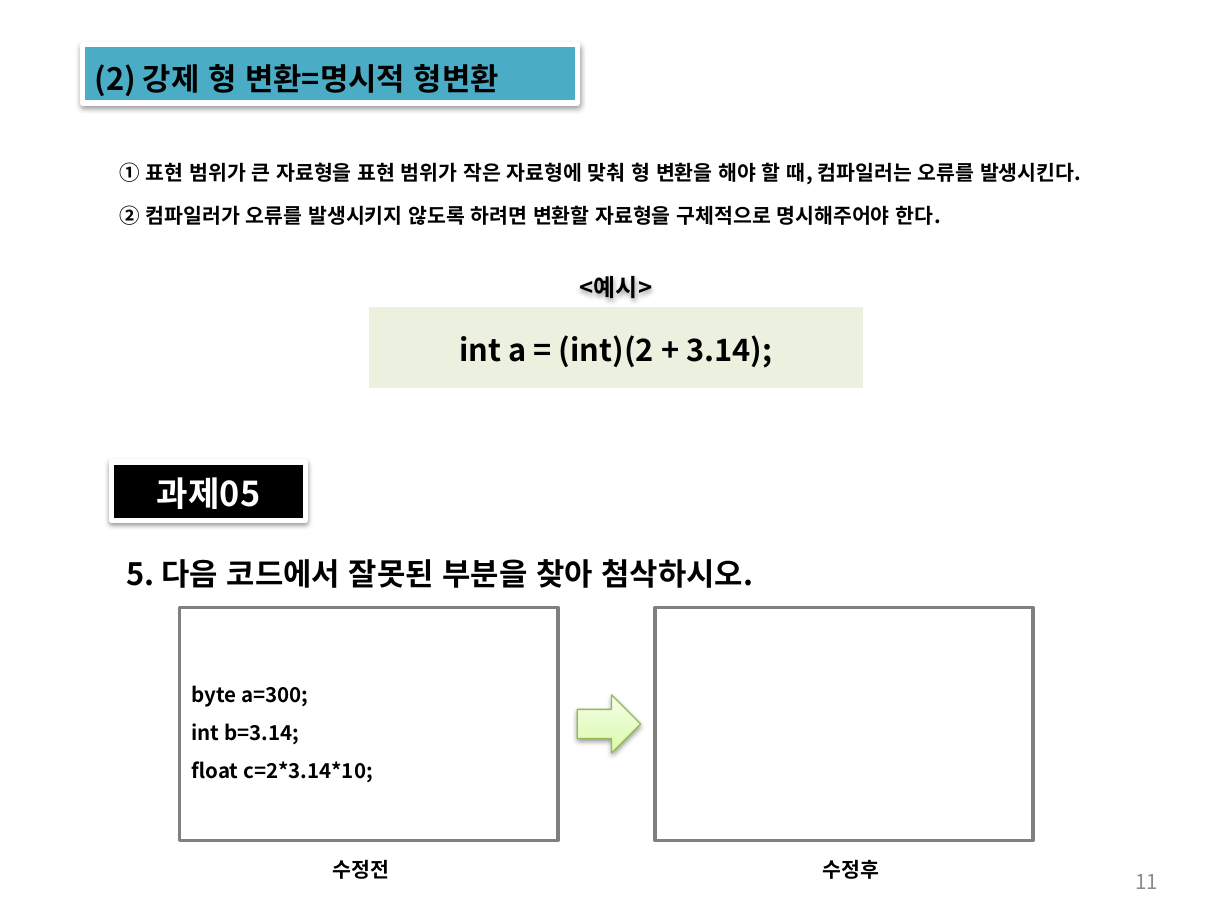
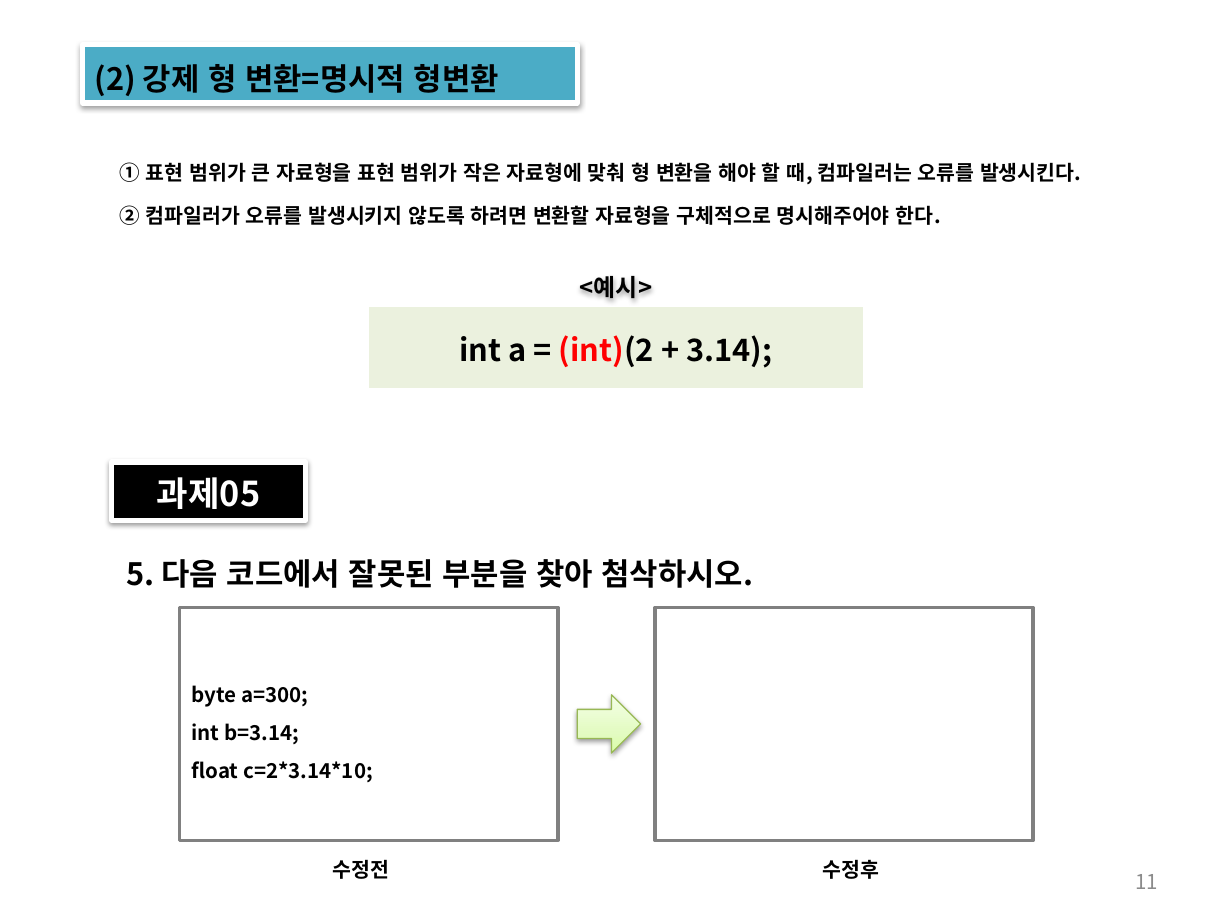
Before and after one commit to histime7/2018JavaClassroom, a slide deck: slide 11 of 수업자료/06_자바 기본 문법.pptx. Drawn at 1232x924 pixels with LibreOffice and Linux fonts; fonts in the diff are those of the drawing. Boxes give left, top, right and bottom in pixels: in the first picture for what was removed or moved away, otherwise in the second. Text is boxed around its words. In the diff, an @@ line names an element or a change of style, - is before the commit and + after.

```diff
--- a/수업자료/06_자바 기본 문법.pptx
+++ b/수업자료/06_자바 기본 문법.pptx
@@ rectangle "int a = (int)(2 + ..." at bbox=[368, 307, 864, 388]: text colour #000000 to #FF0000 in "(int)(2" @@
```
Also in this commit, not shown: 3 other slides changed.
